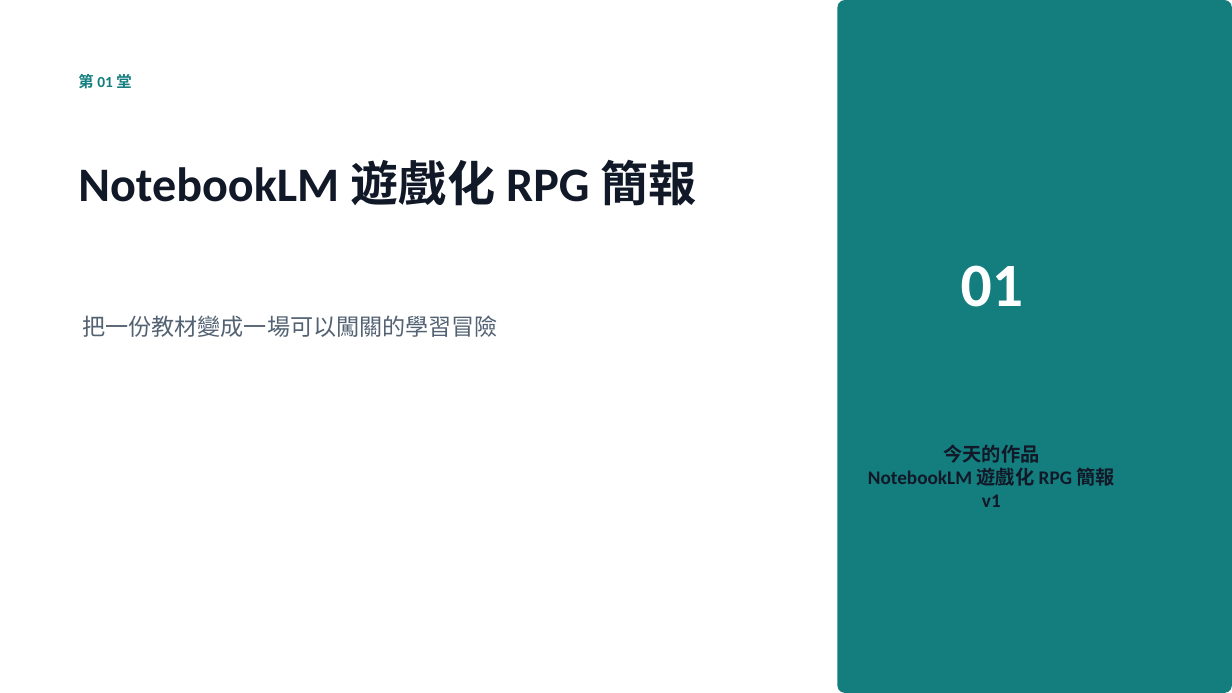
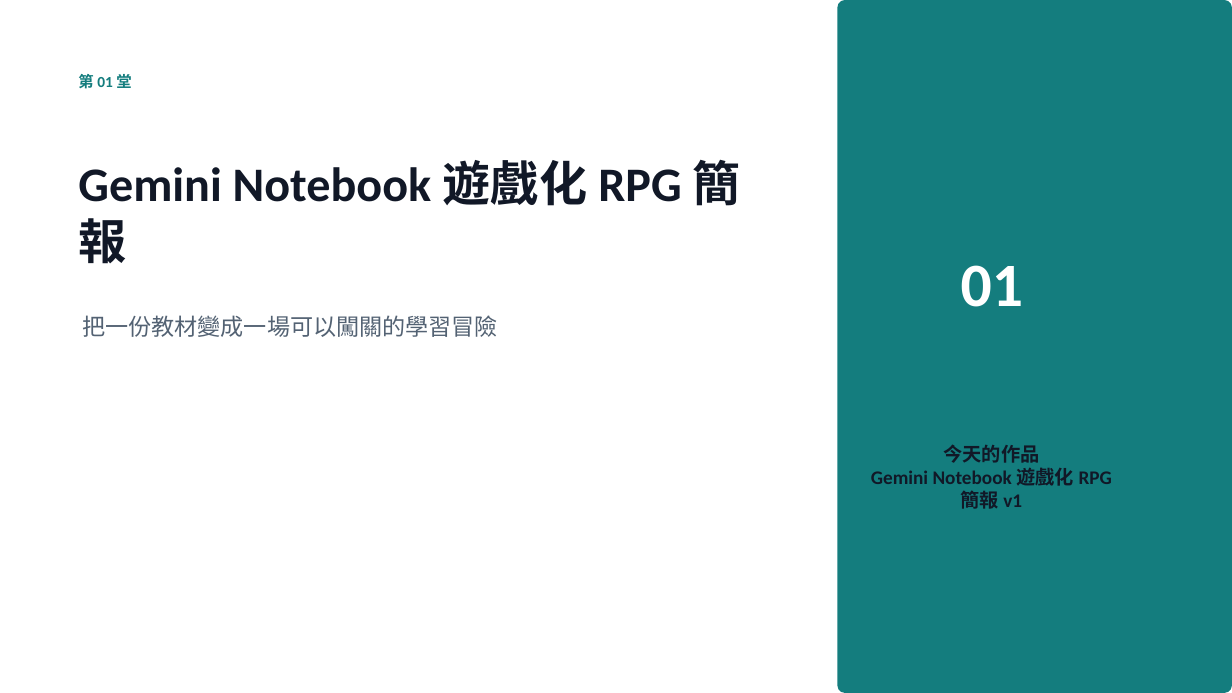
Before and after one commit to Calumai/calumai.com, a slide deck: slide 1 of class/ppt/lesson-01.pptx. Drawn at 1232x693 pixels with LibreOffice and Linux fonts; fonts in the diff are those of the drawing. Boxes give left, top, right and bottom in pixels: in the first picture for what was removed or moved away, otherwise in the second. Text is boxed around its words. In the diff, an @@ line names an element or a change of style, - is before the commit and + after.

Commit message:
Rename lesson one to Gemini Notebook

```diff
--- a/class/ppt/lesson-01.pptx
+++ b/class/ppt/lesson-01.pptx
@@ text at (78, 160, 741, 264): text changed @@
-NotebookLM 遊戲化 RPG 簡報
+Gemini Notebook 遊戲化 RPG 簡報
@@ text at (871, 468, 1112, 509): text changed @@
-NotebookLM 遊戲化 RPG 簡報 v1
+Gemini Notebook 遊戲化 RPG 簡報 v1
```
Also in this commit, not shown: 2 other slides changed, 5 other files.
